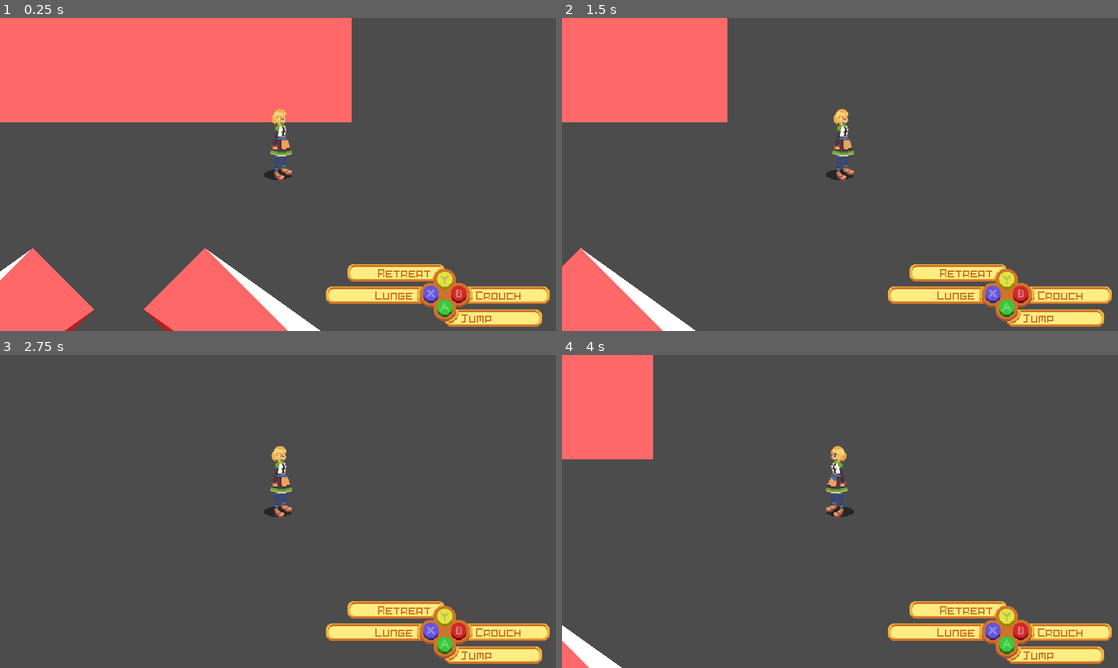
Above: before the commit, frames 1-4 (two rows, left to right).
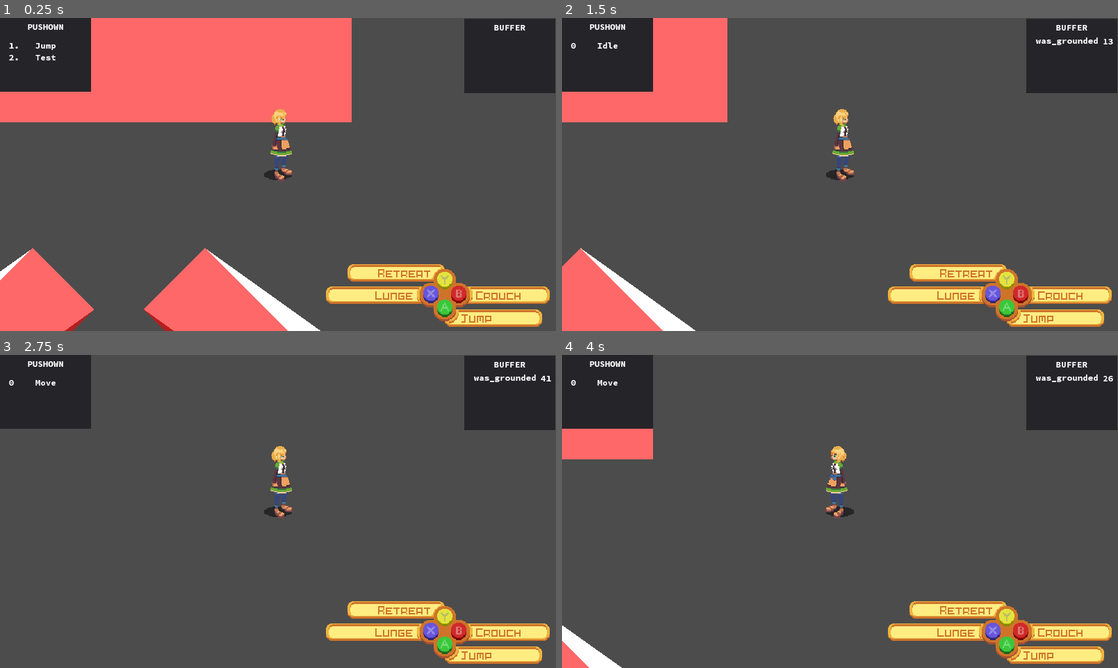
Above: after the commit, the same moments.

Repository: MTareqAzim/scratchpad
Game: Godot game, scene res://Scenes/World/World.tscn
Same seed, same stepped clock (60 frames per second), same inputs: the game is played once before the commit and once after it.
Inputs (mouse positions are in pixels of both pictures, inside the frame that each line leads up to):
- Up to frame 1 (0.25 s): no input
- Up to frame 2 (1.5 s): tap Enter (ui_accept) at 0.5, 0.77 s; move the mouse to (962, 158) at 0.52 s; hold Right (ui_right) 0.53-1.25 s; click (962, 158) at 0.67 s; drag from (728, 190) to (840, 149) at 1.27 s
- Up to frame 3 (2.75 s): tap Enter (ui_accept) at 2 s; move the mouse to (333, 442) at 2.02 s; hold Right (ui_right) from 2.03 s (still down)
- Up to frame 4 (4 s): release Right (ui_right) at 2.75 s; drag from (812, 574) to (840, 483) at 2.77 s; tap Enter (ui_accept) at 3.5, 3.77 s; move the mouse to (1006, 558) at 3.52 s; hold Left (ui_left) from 3.53 s (still down)

The runs differ from the first frame. In frame 1, 7.7% of the frame differs, in the area x 0-100%, y 0-24%; in frame 2, 7.7%; in frame 3, 7.7%; in frame 4, 7.7%.

Commit message:
Imported changes to Component State from Archer Project.

Diff:
--- a/Scenes/Player/Player.tscn
+++ b/Scenes/Player/Player.tscn
@@ -262,11 +262,9 @@
 [node name="CanvasLayer" type="CanvasLayer" parent="." index="11"]
 
 [node name="StatesStackDiplayer" parent="CanvasLayer" index="0" instance=ExtResource( 22 )]
-visible = false
 rect_scale = Vector2( 0.5, 0.5 )
 
 [node name="BufferStackDiplayer" parent="CanvasLayer" index="1" instance=ExtResource( 23 )]
-visible = false
 margin_left = -106.0
 margin_top = 1.0
 margin_right = 104.0
--- a/Scenes/World/World.tscn
+++ b/Scenes/World/World.tscn
@@ -42,9 +42,11 @@
 [node name="StaticSlope2P5D2" parent="DepthSorter" instance=ExtResource( 3 )]
 editor/display_folded = true
 position = Vector2( 408, 264 )
+_z_pos = 0
 _height = 80
 _width = 500
 _length = 300
+_angle = 0
 
 [node name="TopShape" parent="DepthSorter/StaticSlope2P5D2" index="1"]
 polygon = PoolVector2Array( -250, -230, 250, -230, 250, 150, -250, 150 )
@@ -88,6 +90,7 @@
 [node name="StaticSlope2P5D4" parent="DepthSorter" instance=ExtResource( 3 )]
 editor/display_folded = true
 position = Vector2( 560, 700 )
+_z_pos = 0
 _height = 60
 _width = 100
 _length = 300
@@ -139,6 +142,7 @@
 [node name="StaticSlope2P5D5" parent="DepthSorter" instance=ExtResource( 3 )]
 editor/display_folded = true
 position = Vector2( 220, 700 )
+_z_pos = 0
 _height = 60
 _width = 100
 _length = 300
@@ -191,6 +195,7 @@
 [node name="StaticSlope2P5D6" parent="DepthSorter" instance=ExtResource( 3 )]
 editor/display_folded = true
 position = Vector2( -40, 440 )
+_z_pos = 0
 _height = 60
 _width = 100
 _length = 300
--- a/Utils/State Machine/State/component_state.gd
+++ b/Utils/State Machine/State/component_state.gd
@@ -2,6 +2,7 @@
 class_name ComponentState, "state.png"
 
 export (Dictionary) var dependencies := {}
+export (Dictionary) var variables := {}
 
 var _components : Array = []
 var _dependencies : Dictionary = {}
@@ -11,6 +12,7 @@
 	_append_components(self)
 	_append_dependencies()
 	_assign_dependencies()
+	_assign_variables()
 
 
 func get_class() -> String:
@@ -22,27 +24,23 @@
 
 
 func enter() -> void:
-	for component in _components:
-		if component.active and component.has_method("enter"):
-			component.enter()
+	_call_component_function("enter")
 
 
 func exit() -> void:
-	for component in _components:
-		if component.active and component.has_method("exit"):
-			component.exit()
+	_call_component_function("exit")
 
 
 func handle_input(event: InputEvent) -> void:
-	for component in _components:
-		if component.active and component.has_method("handle_input"):
-			component.handle_input(event)
+	_call_component_function("handle_input", [event])
 
 
 func update(delta: float) -> void:
-	for component in _components:
-		if component.active and component.has_method("update"):
-			component.update(delta)
+	_call_component_function("update", [delta])
+
+
+func on_animation_finished(animation: String) -> void:
+	_call_component_function("on_animation_finished", [animation])
 
 
 func finished(next_state: String) -> void:
@@ -51,6 +49,10 @@
 
 func get_dependency(key: String) -> Node:
 	return _dependencies[key]
+
+
+func get_variable(key: String):
+	return variables[key]
 
 
 func _append_components(node: Node) -> void:
@@ -71,6 +73,20 @@
 
 
 func _assign_dependencies() -> void:
+	_call_component_function_always("assign_dependencies")
+
+
+func _assign_variables() -> void:
+	_call_component_function_always("assign_variables")
+
+
+func _call_component_function(function: String, args: Array = []) -> void:
 	for component in _components:
-		if component.has_method("assign_dependencies"):
-			component.assign_dependencies()
+		if component.active and component.has_method(function):
+			component.callv(function, args)
+
+
+func _call_component_function_always(function: String, args: Array = []) -> void:
+	for component in _components:
+		if component.has_method(function):
+			component.callv(function, args)
--- a/Utils/State Machine/state_machine.gd
+++ b/Utils/State Machine/state_machine.gd
@@ -1,8 +1,8 @@
 extends Node
 class_name StateMachine, "state_machine.png"
 
+signal state_changed(current_state)
 signal states_stack_changed(states_stack)
-signal state_changed(state_name)
 
 export (bool) var _active := false setget set_active
 
@@ -30,6 +30,10 @@
 	current_state.update(delta)
 
 
+func on_animation_finished(animation: String) -> void:
+	current_state.on_animation_finished(animation)
+
+
 func get_class() -> String:
 	return "StateMachine"
 
@@ -52,6 +56,14 @@
 	if not _active:
 		_states_stack = []
 		current_state = null
+
+
+func get_current_state() -> State:
+	return current_state
+
+
+func get_current_state_name() -> String:
+	return current_state.state_name
 
 
 func handle_input(event: InputEvent) -> void:
@@ -101,8 +113,8 @@
 		_states_stack[0] = _states_map[state_name]
 
 	current_state = _states_stack[0]
+	emit_signal("state_changed", current_state.state_name)
 	emit_signal("states_stack_changed", _states_stack)
-	emit_signal("state_changed", current_state.state_name)
 
 	if state_name != "previous":
 		current_state.enter()
Not shown: 1 places in Scenes/Player/Player.tscn that only renumber resources
